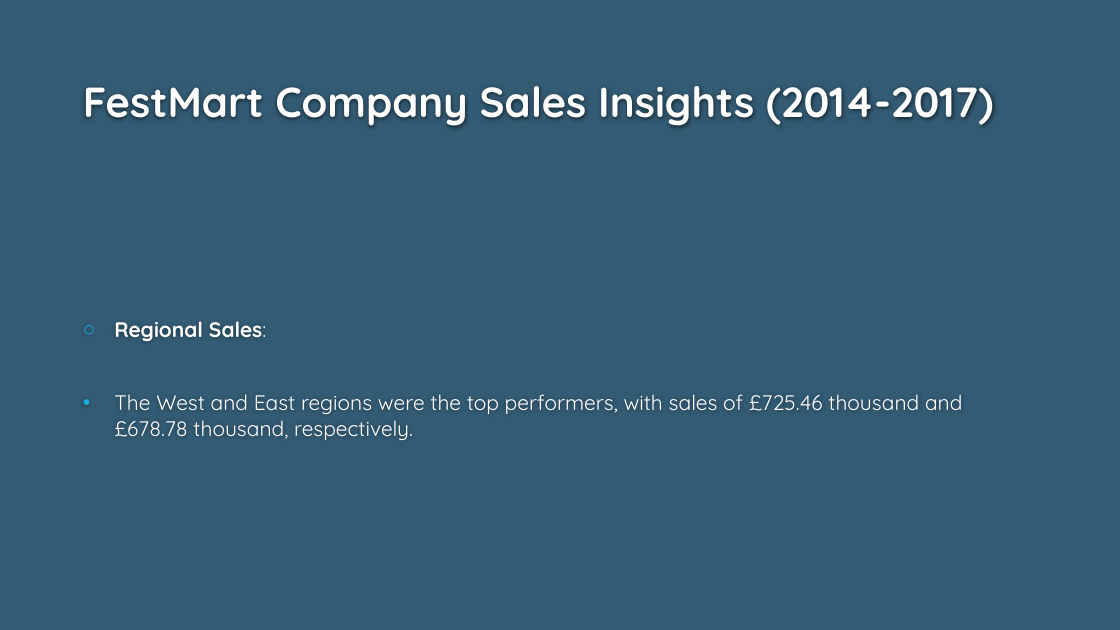
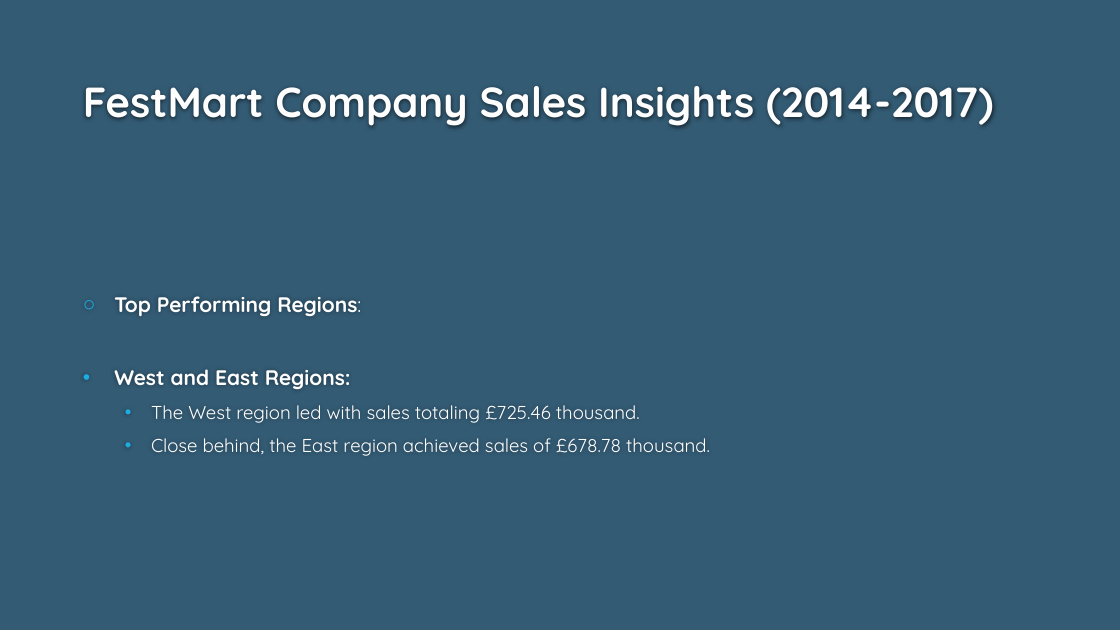
Before and after one commit to comsavvy/festmart-sales-analysis, a slide deck: slide 5 of Festmart Presentation.pptx. Drawn at 1120x630 pixels with LibreOffice and Linux fonts; fonts in the diff are those of the drawing; background and template pictures are left out. Boxes give left, top, right and bottom in pixels: in the first picture for what was removed or moved away, otherwise in the second. Text is boxed around its words. In the diff, an @@ line names an element or a change of style, - is before the commit and + after.

```diff
--- a/Festmart Presentation.pptx
+++ b/Festmart Presentation.pptx
@@ text at <box>114,296,710,456</box>: text changed; size 18 to 16 pt @@
-○ Regional Sales:
-• The West and East regions were the top performers, with sales of £725.46 thousand and £678.78 thousand, respectively.
+○ Top Performing Regions:
+• West and East Regions:
+  • The West region led with sales totaling £725.46 thousand.
+  • Close behind, the East region achieved sales of £678.78 thousand.
```
Also in this commit, not shown: 5 other slides changed.
